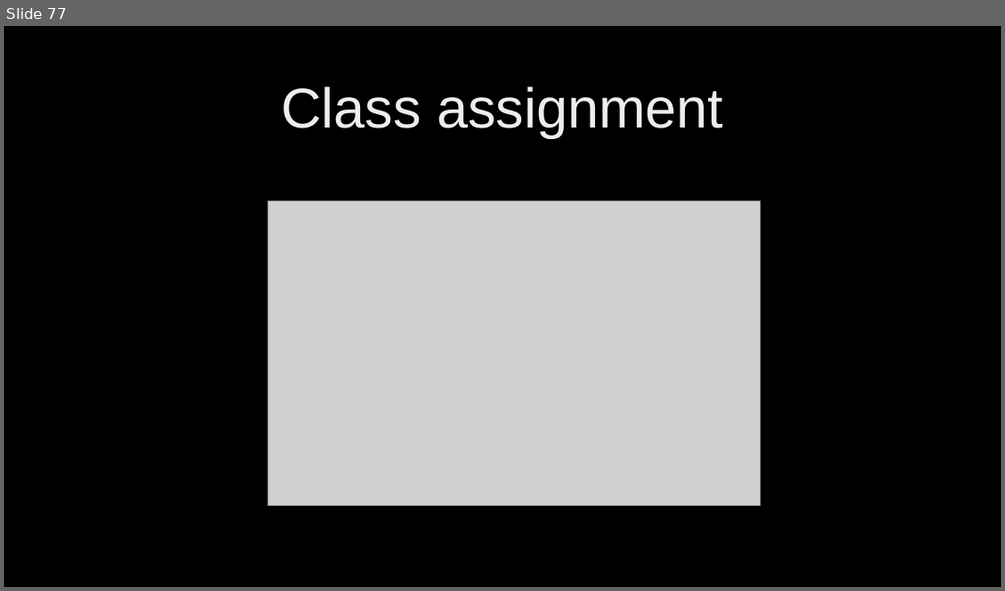
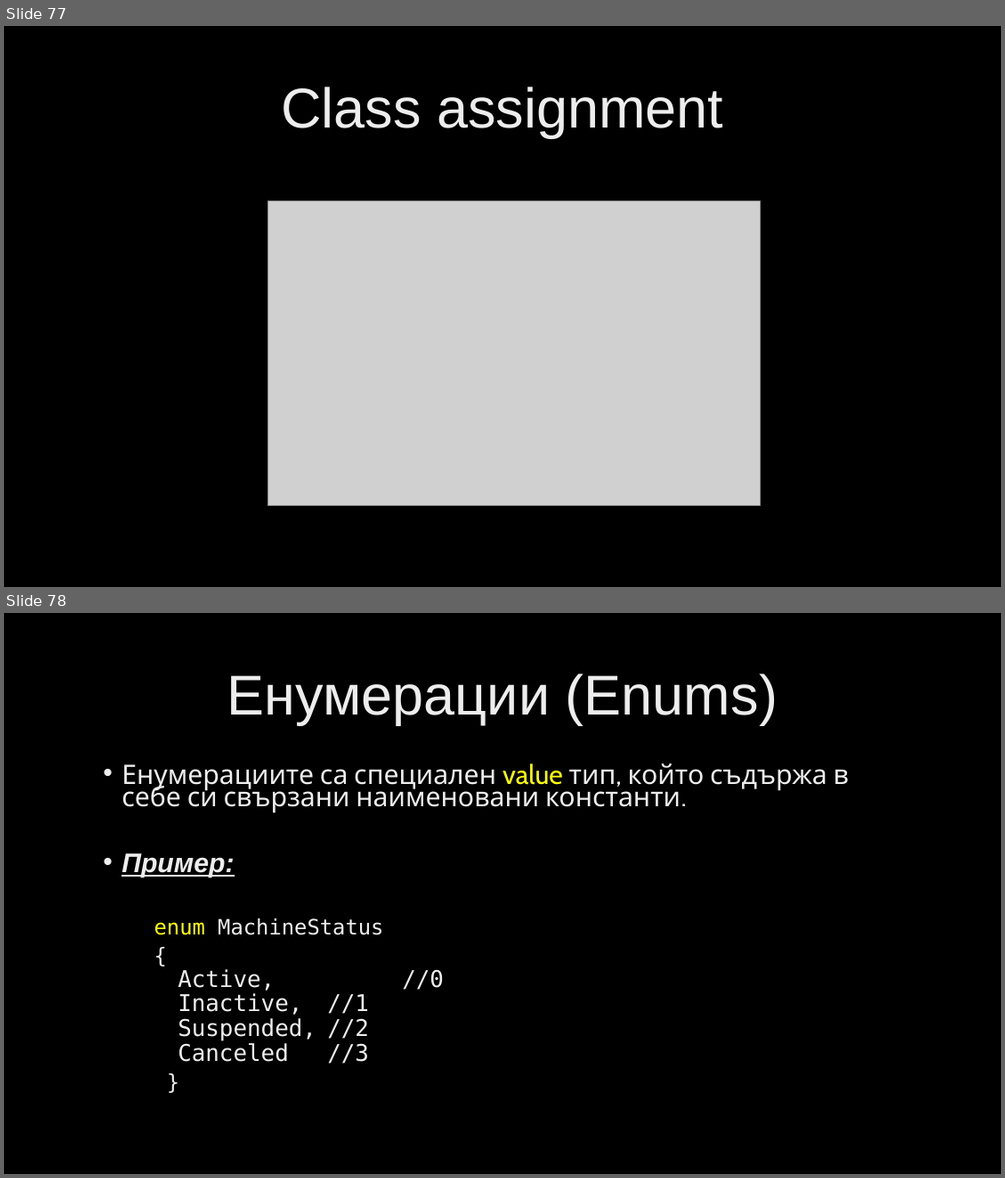
Before and after one commit to velizar92/CSharp-Programming-Presentations, a slide deck: C# Intermediate.pptx. Shown one above the other, each under a label of ours: slide 77 before the commit, slides 77 and 78 after it. The pictures are 1005x591 and 1005x1178 pixels, drawn with LibreOffice and Linux fonts; fonts in the diff are those of the drawing; grey boxes stand for pictures; background and template pictures are left out. Boxes give left, top, right and bottom in pixels: in the first picture for what was removed or moved away, otherwise in the second. Text is boxed around its words. In the diff, an @@ line names an element or a change of style, - is before the commit and + after.

Commit message:
latest changes

```diff
--- a/C# Intermediate.pptx
+++ b/C# Intermediate.pptx
@@ slide 78 added at [4,613,1001,1174], background picture (left out) @@
@@ title added at [227,674,777,725], 54 pt, text gradient #BFBFBF to #EDEDED to #FFFFFF @@
+Енумерации (Enums)
@@ text added at [121,763,849,1063], 25.9 pt, text gradient #BFBFBF to #EDEDED to #FFFFFF @@
+• Енумерациите са специален value тип, който съдържа в себе си свързани наименовани константи.
+• Пример:
+enum MachineStatus
+{
+    Active, //0
+    Inactive, //1
+    Suspended, //2
+    Canceled //3
+}
```
Also in this commit, not shown: 1 other slide added.
